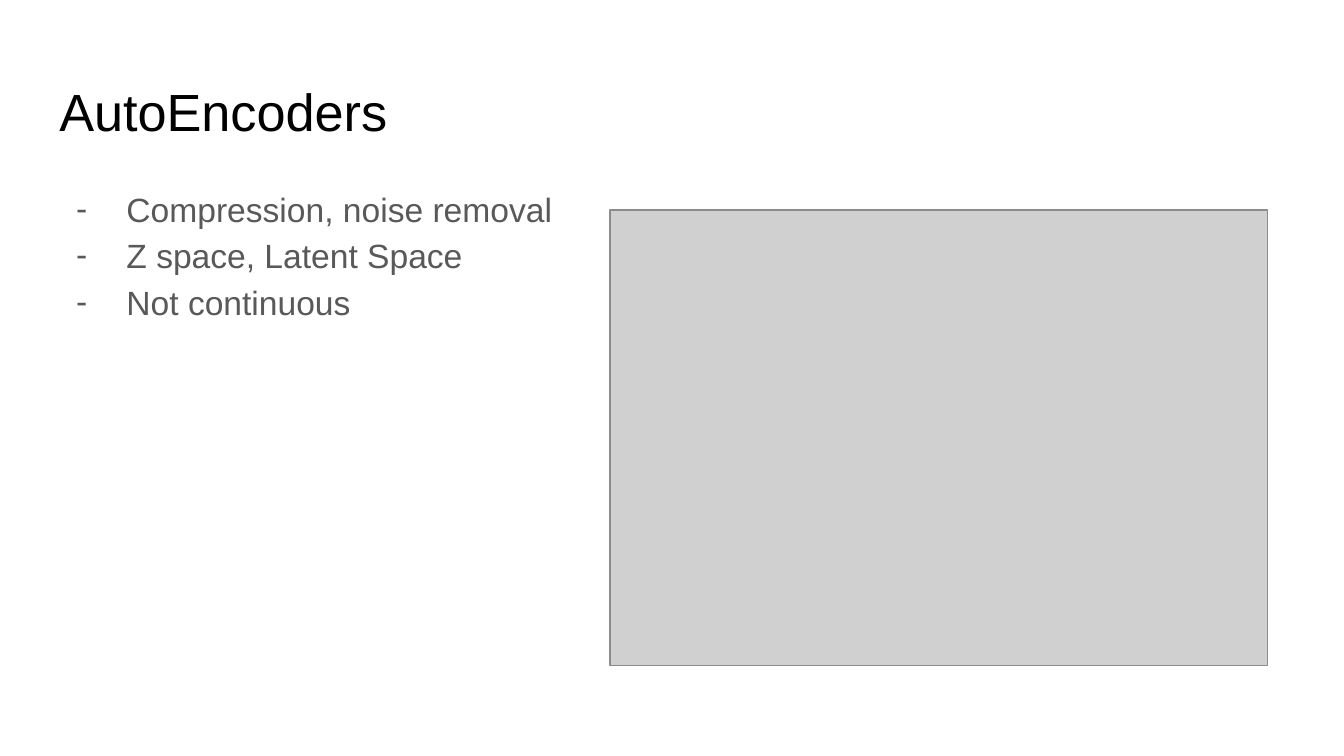
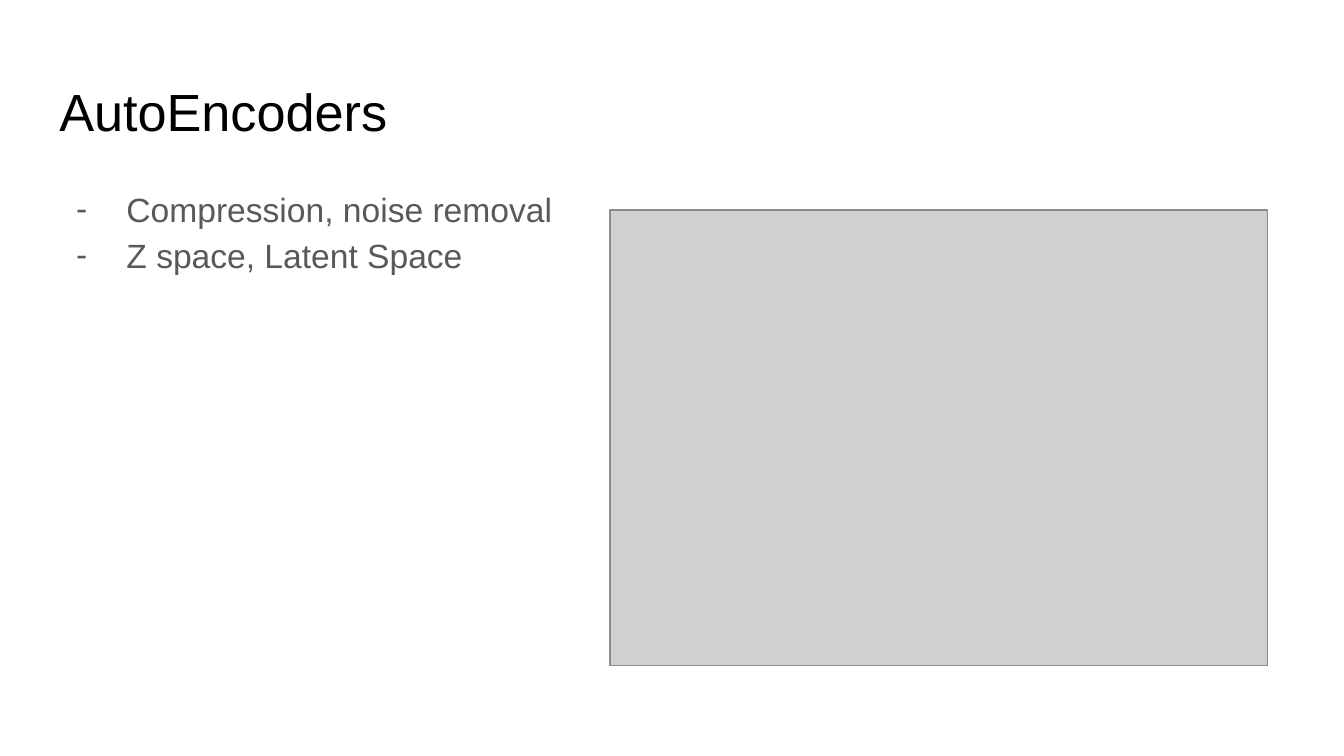
Before and after one commit to timestocome/DeepLearning-Talks, a slide deck: slide 2 of GAN Talk/GANs.pptx. Drawn at 1344x756 pixels with LibreOffice and Linux fonts; fonts in the diff are those of the drawing; grey boxes stand for pictures. Boxes give left, top, right and bottom in pixels: in the first picture for what was removed or moved away, otherwise in the second. Text is boxed around its words. In the diff, an @@ line names an element or a change of style, - is before the commit and + after.

```diff
--- a/GAN Talk/GANs.pptx
+++ b/GAN Talk/GANs.pptx
@@ text at (x1=126, y1=290, x2=350, y2=316): paragraph removed @@
-– Not continuous
```
Also in this commit, not shown: 1 other slide changed, 1 slide added, 1 other file.
